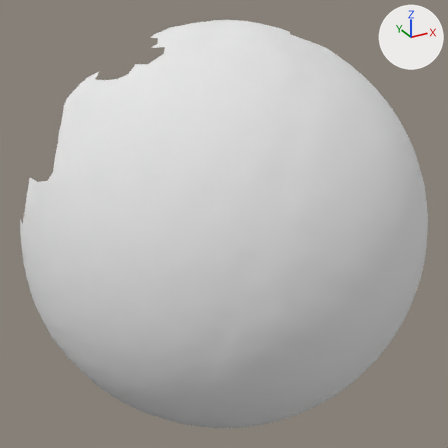
An edit to the OBJ model res/pendulum_horizontal/Pendulum_horizontal.000073.obj, drawn before and after from the same camera.
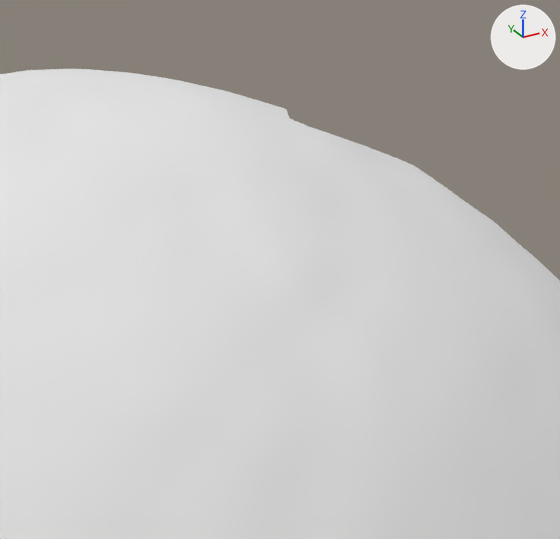
The first picture shows the older version from a 50 mm lens placed at (-366.0, 22.0, 244.0), pointed at (-178.0, 364.0, 73.0). The close-ups show both versions on the part from 46% to 82% of the width and 0% to 35% of the height of that picture. Lighting does not change. The marker at upper right points along +X, +Y and +Z. Where no turn or scale is listed for an object, it has been applied to the vertices.

Objects in the first close-up: 'Pendulum_horizontal.000073'.
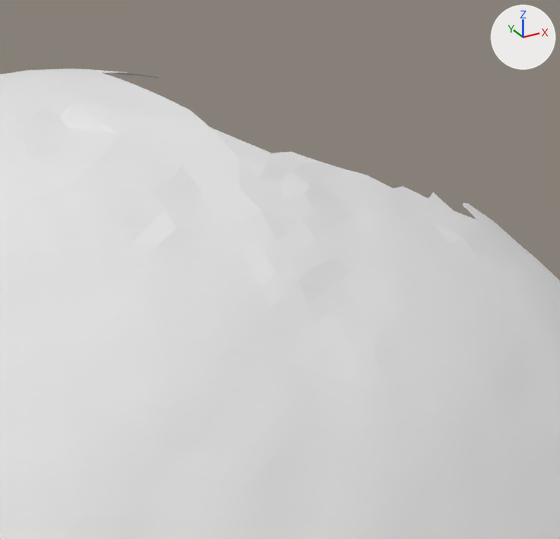
The change, as JSON lines over the scene's bpy script:
```json
{"block": "me_pendulum_horizontal_000073", "where": "# used by ob_pendulum_horizontal_000073; location = (0.0, 0.0, 0.0)"}
{"op": "remove", "block": "me_pendulum_horizontal_000073", "code": "me_pendulum_horizontal_000073.from_pydata(...)  # 4878 vertices, 9661 faces; spans x -305.0..-18.0, y 257.0..435.0, z -93.0..202.0"}
{"op": "remove", "block": "me_pendulum_horizontal_000073", "code": "me_pendulum_horizontal_000073.materials.append(mat_pendulum_horizontal_000073)  # white #e7e7e7"}
{"op": "add", "block": "me_pendulum_horizontal_000073", "code": "me_pendulum_horizontal_000073.from_pydata(...)  # 4827 vertices, 9542 faces; spans x -305.0..-18.0, y 257.0..435.0, z -93.0..202.0"}
{"block": "me_pendulum_horizontal_000073", "change": "me_pendulum_horizontal_000073 part 1"}
{"block": "me_pendulum_horizontal_000073", "change": "51 vertices are removed from x -142.0..-88.0, y 354.0..414.0, z 181.0..201.0"}
{"block": "me_pendulum_horizontal_000073", "change": "119 faces are deleted"}
```

What differs and where, as boxes [x1, y1, x2, y2] in the close-ups (560 x 539 px):
```json
{"part": 1, "of": "me_pendulum_horizontal_000073", "change": "deleted", "before": [104, 73, 477, 220]}
```
